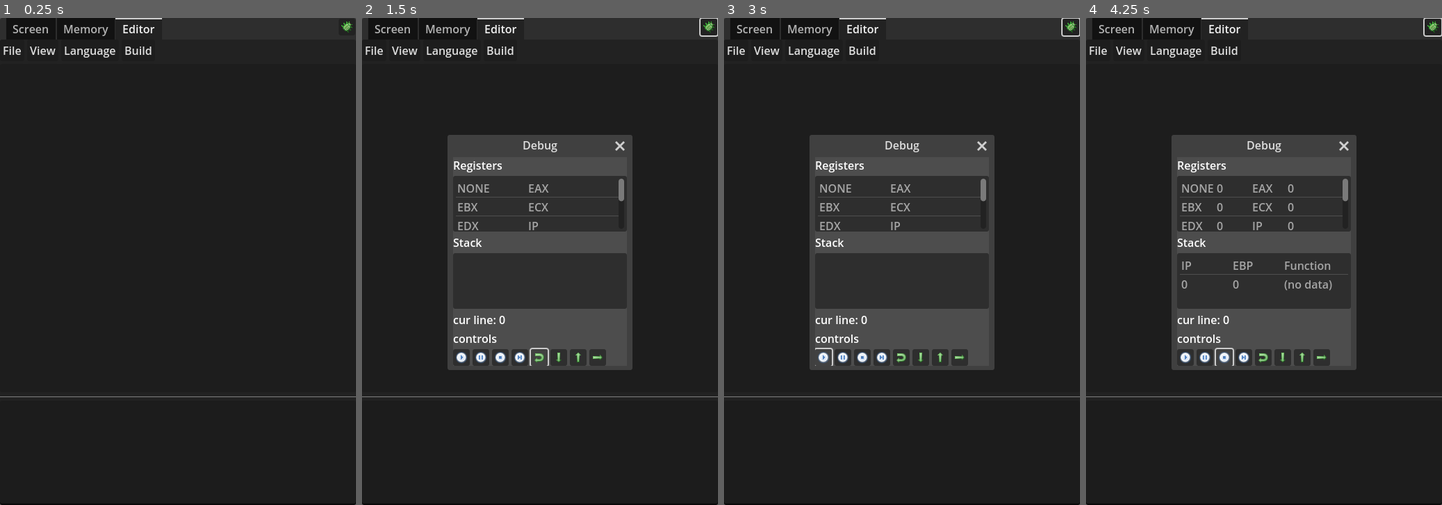
Above: before the commit, frames 1-4 (left to right).
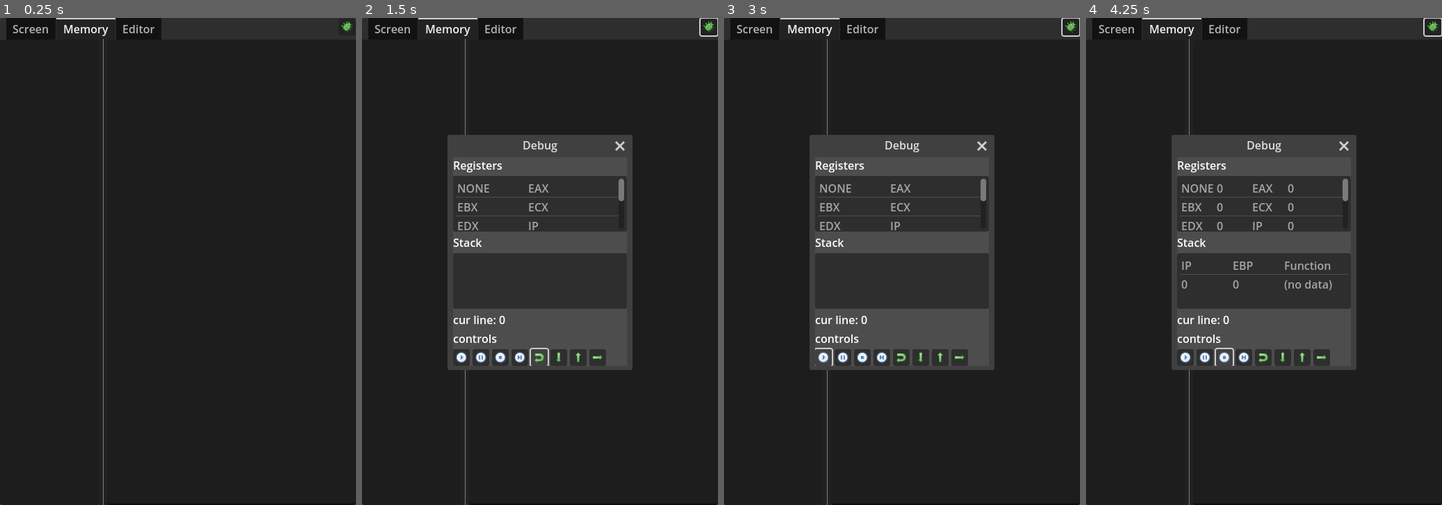
Above: after the commit, the same moments.

Repository: Zondartul/CpuDerp
Game: Godot game, scene res://scenes/main.tscn
The game is run twice, just before and just after one commit, with the same random seed, the same clock (stepped at 60 frames per second) and the same inputs.
Inputs (mouse positions are in pixels of both pictures, inside the frame that each line leads up to):
- Up to frame 1 (0.25 s): no input
- Up to frame 2 (1.5 s): click (707, 27) at 0.5 s; click (540, 358) at 1.27 s
- Up to frame 3 (3 s): click (902, 358) at 2.02 s; click (823, 358) at 2.77 s
- Up to frame 4 (4.25 s): click (1224, 358) at 3.52 s

The runs differ from the first frame. In frame 1, 0.9% of the frame differs, in the area x 0-100%, y 0-100%; in frame 2, 0.8%; in frame 3, 0.8%; in frame 4, 0.8%.

Commit message:
added memory viewer

Diff:
--- a/scenes/CPU_vm.gd
+++ b/scenes/CPU_vm.gd
@@ -28,7 +28,7 @@
 #	  [cmd]	[ flags ][reg1|reg2][immediate u32][pad]
 # idea: use pad as checksum. if checksum doesn't match, it's data.
 const cmd_size = 8;
-
+var no_side_effects:bool = false; #set to true to use utility functions as pure
 
 
 signal on_cpu_error(new_errcode);
@@ -41,7 +41,7 @@
 
 func cpu_assert(cond, code:int, msg:String):
 	var b = bool(cond);
-	if not b: cpu_error(code, msg);
+	if (not b) and not no_side_effects: cpu_error(code, msg);
 	return b;
 
 func set_on(on):
@@ -108,6 +108,16 @@
 	for i in range(8): cmd.append(fetchByte())
 	dbg_pop_bus_dbg();
 	return PackedByteArray(cmd);
+
+func disasm_pure(cmd:PackedByteArray):
+	no_side_effects = true;
+	var decoded = decodeCmd(cmd);
+	if not decoded:
+		no_side_effects = false;
+		return false;
+	var text = debug_disasm_cmd(decoded);
+	no_side_effects = false;
+	return text;
 
 func decodeCmd(cmd:PackedByteArray):
 	var op:int = cmd[0];
--- /dev/null
+++ b/scenes/Memory.gd
@@ -0,0 +1,104 @@
+extends Control
+
+@onready var map = $BoxContainer/mem_map;
+@onready var memview = $BoxContainer/TextEdit;
+
+# memory handles are buttons on the memory map
+var mem_handles = [];
+var handle_map = {};
+var Memory;
+var cpu_vm;
+var is_setup = false;
+
+func _ready():
+	var mvhl:CodeHighlighter = CodeHighlighter.new();
+	mvhl.add_keyword_color("00", Color.GRAY);
+	mvhl.number_color = Color.WHITE;
+	mvhl.function_color = Color.WHITE;
+	mvhl.symbol_color = Color.WHITE;
+	mvhl.member_variable_color = Color.WHITE;
+	memview.syntax_highlighter = mvhl;
+
+func setup(dict:Dictionary):
+	assert("memory" in dict);
+	assert("cpu" in dict);
+	Memory = dict.memory;
+	cpu_vm = dict.cpu;
+	is_setup = true;
+
+func clear():
+	map.clear();
+	mem_handles = [];
+	handle_map = {};
+
+func add_memory_region(m_pos, m_size, m_name):
+	var text = m_name + "\n"+str(m_size);
+	var idx = map.add_item(text)
+	var handle_info = {"pos":m_pos, "size":m_size, "name":m_name, "item_no":idx};
+	handle_map[idx] = handle_info;
+	mem_handles.append(handle_info);
+
+func update_mem_view():
+	var selected = map.get_selected_items();
+	if not len(selected): memview.clear(); return;
+	var handle_idx = selected[0];
+	var handle = handle_map[handle_idx];
+	var text = "";
+	var start = handle["pos"];
+	var end = start + handle["size"];
+	var step = 8;
+	var end_adj = end + (step-end%step);
+	var mode = "hex";
+	var n_addr_decimals = len(str(end));
+	for i in range(start, end, step):
+		text = text + str(i).pad_zeros(n_addr_decimals)+": ";
+		for j in range(i,i+step):
+			var val = read_cell(j);
+			var val_text = "";
+			if(mode == "normal"): val_text = str(val);
+			if(mode == "hex"): val_text = to_hex(val);
+			text = text + val_text + " ";
+		text = text + "| " + interp_text(i,i+step);
+		text = text + "\n";
+	memview.text = text;
+
+func read_cell(idx):
+	return Memory.readCell(idx);
+
+func _on_mem_map_item_selected(_index):
+	update_mem_view();
+
+func to_hex(num:int):
+	const hex_alph = "0123456789ABCDEF";
+	if(num < 0) or (num > 255): return "XX";
+	return hex_alph[num/16] + hex_alph[num % 16];
+
+# returns a string with a possible interpretation of the selected bytes
+func interp_text(from, to):
+	var bytes:PackedByteArray = PackedByteArray();
+	for i in range(from,to):
+		bytes.append(Memory.readCell(i));
+	var text = "";
+	# try to disassemble
+	if is_all_empty(bytes): text = interp_as_text(bytes);
+	else:
+		var diss = cpu_vm.disasm_pure(bytes);
+		if diss: text = diss;
+		if not diss:	text = interp_as_text(bytes);
+	return text;
+
+func interp_as_text(bytes):
+	var text = "";
+	# if not disassembled, conver to chars
+	for i in range(bytes.size()):
+		var c = ".";
+		var b:int = bytes[i]
+		if (b >= 32) and (b <= 127):
+			c = String.chr(b);
+		text += c;
+	return text;
+
+func is_all_empty(bytes):
+	for b in bytes:
+		if b != 0: return false;
+	return true;
--- a/scenes/comp_build.gd
+++ b/scenes/comp_build.gd
@@ -5,6 +5,7 @@
 var cur_efile;
 var Memory;
 var Editor;
+var view_Memory;
 #var is_setup = false;
 
 # Called when the node enters the scene tree for the first time.
@@ -14,8 +15,10 @@
 func setup(dict:Dictionary):
 	assert("memory" in dict);
 	assert("editor" in dict);
+	assert("view_memory" in dict);
 	Memory = dict["memory"];
 	Editor = dict["editor"];
+	view_Memory = dict["view_memory"];
 	for ch in get_children():
 		if "setup" in ch:
 			ch.setup(dict);
@@ -38,6 +41,8 @@
 
 func upload(code):
 	Memory.clear()
+	view_Memory.clear();
+	view_Memory.add_memory_region(0,len(code),"code");
 	var idx = 0;
 	# make sure all cells are initialized
 	for i in range(len(code)):
--- a/scenes/main.gd
+++ b/scenes/main.gd
@@ -11,6 +11,7 @@
 @onready var n_led_status = $Panel/TabContainer/Screen/V/Control/GridContainer/cr_led_on
 @onready var n_Bus = $VM/Bus
 @onready var n_assembler = $Panel/TabContainer/Editor/comp_build/comp_asm_zd
+@onready var n_view_memory = $Panel/TabContainer/Memory
 
 var has_kb_capture = false;
 # Called when the node enters the scene tree for the first time.
@@ -24,9 +25,11 @@
 		"bus":n_Bus,
 		"asm":n_assembler,
 		"editor":n_Editor,
+		"view_memory":n_view_memory,
 	};
 	n_VM.setup(dict);
 	n_Editor.setup(dict);
+	n_view_memory.setup(dict);
 	pass # Replace with function body.
 
 # Called every frame. 'delta' is the elapsed time since the previous frame.
--- a/scenes/main.tscn
+++ b/scenes/main.tscn
@@ -1,6 +1,7 @@
-[gd_scene load_steps=20 format=3 uid="uid://cfii8rrppxgqq"]
+[gd_scene load_steps=22 format=3 uid="uid://cfii8rrppxgqq"]
 
 [ext_resource type="Script" uid="uid://c4qakorwmu6dc" path="res://scenes/main.gd" id="1_ggytm"]
+[ext_resource type="Script" uid="uid://c44d4a042o542" path="res://scenes/Memory.gd" id="2_0ld40"]
 [ext_resource type="Script" uid="uid://dma5vy0j68ilt" path="res://scenes/Editor.gd" id="3_6wt7m"]
 [ext_resource type="Script" uid="uid://do2o7jy66djys" path="res://scenes/VM.gd" id="3_m68nv"]
 [ext_resource type="Script" uid="uid://befrtr2e0sjij" path="res://scenes/comp_file.gd" id="4_3f0fj"]
@@ -19,6 +20,9 @@
 [ext_resource type="Texture2D" uid="uid://j2f1v3ps3264" path="res://res/icons/Bug-silk.png" id="11_nykja"]
 [ext_resource type="Script" uid="uid://b74jfmkseejoc" path="res://scenes/todo.gd" id="19_a20q3"]
 
+[sub_resource type="SystemFont" id="SystemFont_0ld40"]
+font_names = PackedStringArray("Consolas")
+
 [sub_resource type="SystemFont" id="SystemFont_30trl"]
 font_names = PackedStringArray("Courier New")
 
@@ -47,7 +51,7 @@
 anchor_bottom = 1.0
 grow_horizontal = 2
 grow_vertical = 2
-current_tab = 2
+current_tab = 1
 
 [node name="Screen" type="Control" parent="Panel/TabContainer"]
 visible = false
@@ -125,11 +129,36 @@
 suffix = "Hz"
 
 [node name="Memory" type="Control" parent="Panel/TabContainer"]
+layout_mode = 2
+script = ExtResource("2_0ld40")
+metadata/_tab_index = 1
+
+[node name="BoxContainer" type="BoxContainer" parent="Panel/TabContainer/Memory"]
+layout_mode = 1
+anchors_preset = 15
+anchor_right = 1.0
+anchor_bottom = 1.0
+grow_horizontal = 2
+grow_vertical = 2
+
+[node name="mem_map" type="ItemList" parent="Panel/TabContainer/Memory/BoxContainer"]
+layout_mode = 2
+size_flags_horizontal = 3
+size_flags_stretch_ratio = 2.0
+max_text_lines = 2
+icon_mode = 0
+
+[node name="VSeparator" type="VSeparator" parent="Panel/TabContainer/Memory/BoxContainer"]
+layout_mode = 2
+
+[node name="TextEdit" type="TextEdit" parent="Panel/TabContainer/Memory/BoxContainer"]
+layout_mode = 2
+size_flags_horizontal = 3
+size_flags_stretch_ratio = 5.0
+theme_override_fonts/font = SubResource("SystemFont_0ld40")
+
+[node name="Editor" type="Control" parent="Panel/TabContainer"]
 visible = false
-layout_mode = 2
-metadata/_tab_index = 1
-
-[node name="Editor" type="Control" parent="Panel/TabContainer"]
 layout_mode = 2
 script = ExtResource("3_6wt7m")
 metadata/_tab_index = 2
@@ -260,6 +289,7 @@
 [connection signal="toggled" from="Panel/TabContainer/Screen/V/Control/GridContainer/btnKeyboard" to="." method="_on_btn_keyboard_toggled"]
 [connection signal="pressed" from="Panel/TabContainer/Screen/V/Control/GridContainer/btnReset" to="." method="_on_btn_reset_pressed"]
 [connection signal="value_changed" from="Panel/TabContainer/Screen/V/Control/GridContainer/sb_freq" to="VM" method="_on_sb_freq_value_changed"]
+[connection signal="item_selected" from="Panel/TabContainer/Memory/BoxContainer/mem_map" to="Panel/TabContainer/Memory" method="_on_mem_map_item_selected"]
 [connection signal="index_pressed" from="Panel/TabContainer/Editor/V/MenuBar/File" to="Panel/TabContainer/Editor/comp_file" method="_on_file_index_pressed"]
 [connection signal="index_pressed" from="Panel/TabContainer/Editor/V/MenuBar/Build" to="Panel/TabContainer/Editor/comp_build" method="_on_build_index_pressed"]
 [connection signal="tab_changed" from="Panel/TabContainer/Editor/V/EFiles" to="Panel/TabContainer/Editor/comp_file" method="_on_e_files_tab_changed"]
Not shown, added: scenes/Memory.gd.uid
